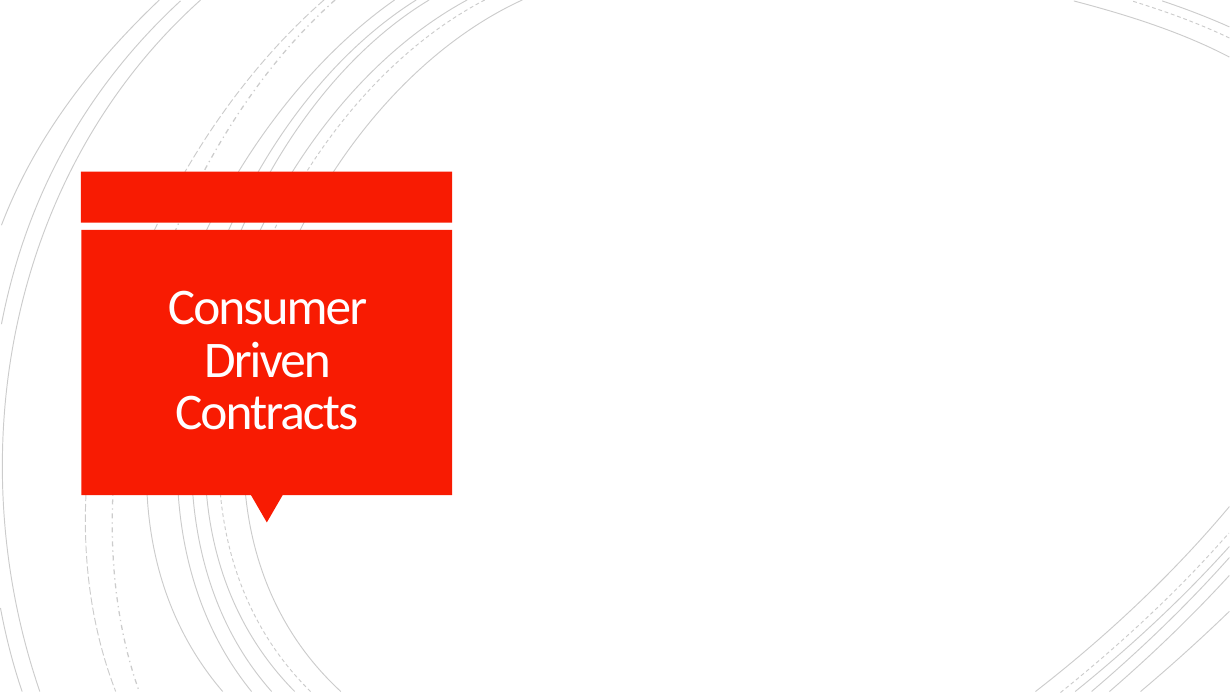
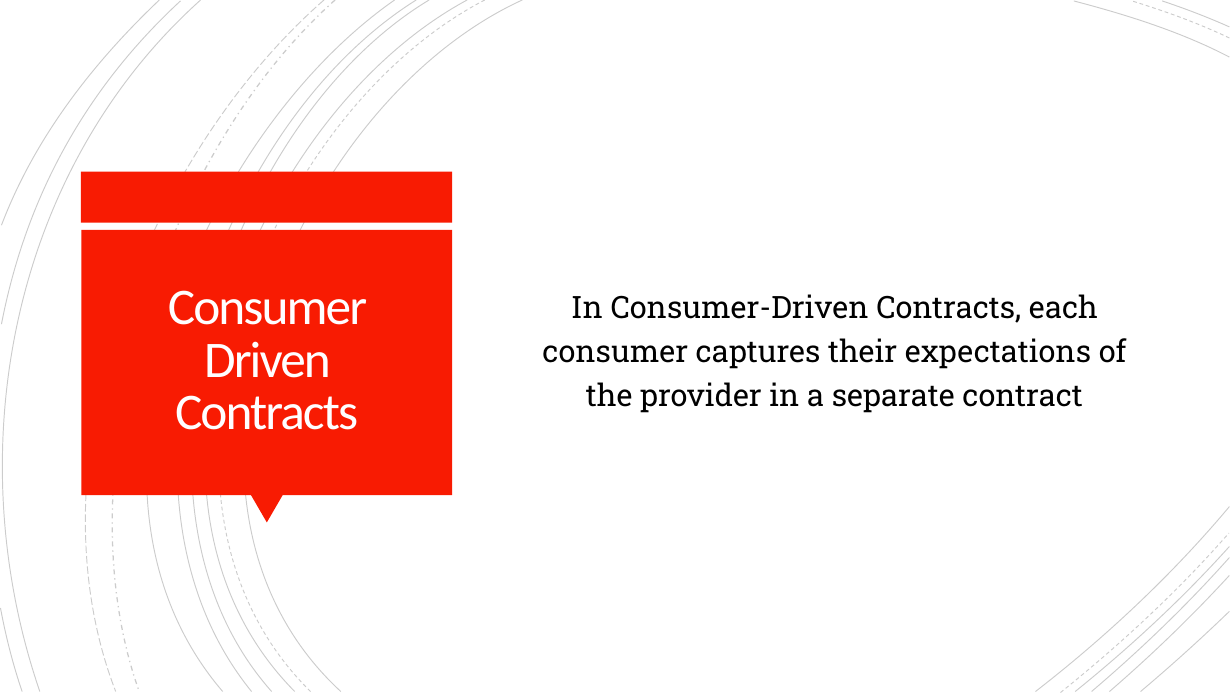
Before and after one commit to gigapr/Presentations, a slide deck: slide 6 of ConsumerDrivenContract.pptx (slide 4 before the commit). Drawn at 1232x693 pixels with LibreOffice and Linux fonts; fonts in the diff are those of the drawing. Boxes give left, top, right and bottom in pixels: in the first picture for what was removed or moved away, otherwise in the second. Text is boxed around its words. In the diff, an @@ line names an element or a change of style, - is before the commit and + after.

Commit message:
Updated presentation on ConsumerDriven contract

```diff
--- a/ConsumerDrivenContract.pptx
+++ b/ConsumerDrivenContract.pptx
@@ text added at [542, 294, 1127, 413], 24 pt, text #000000 @@
+In Consumer-Driven Contracts, each consumer captures their expectations of the provider in a separate contract
```
Also in this commit, not shown: 2 other slides changed, 6 slides added.
